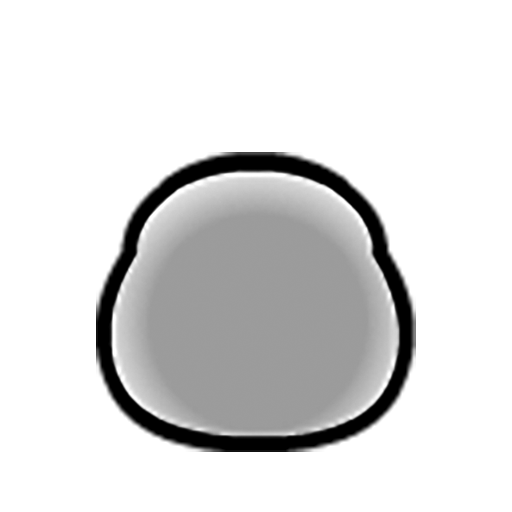
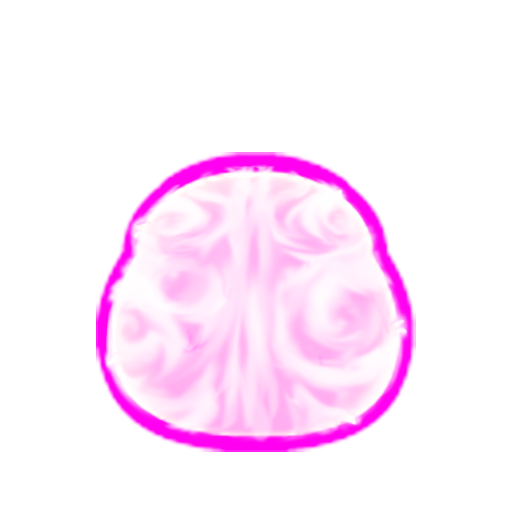
Comparing the layer stacks of the two 512 x 512 images. Changes:
renamed "Tufts" to "SwirlsSpots", showed it, painted on it, unmasked it over [96, 152, 416, 452]
added group "Tufts base coat" with 6 layers above "white bg" over [96, 152, 416, 452]
added layer "Layer 5" in group "Tufts base coat" over [212, 271, 248, 308]
added layer "Layer 5 copy" in group "Tufts base coat" over [297, 246, 324, 273]
added layer "Layer 3" in group "Tufts base coat" over [178, 324, 214, 359]
added layer "Layer 2" in group "Tufts base coat" over [105, 188, 408, 426]
added layer "Layer 4" in group "Tufts base coat" over [295, 349, 332, 386]
moved "Naked_Fat_north" into group "Tufts base coat", painted on it over [96, 152, 416, 452]
hid "white bg" over [96, 152, 416, 452]